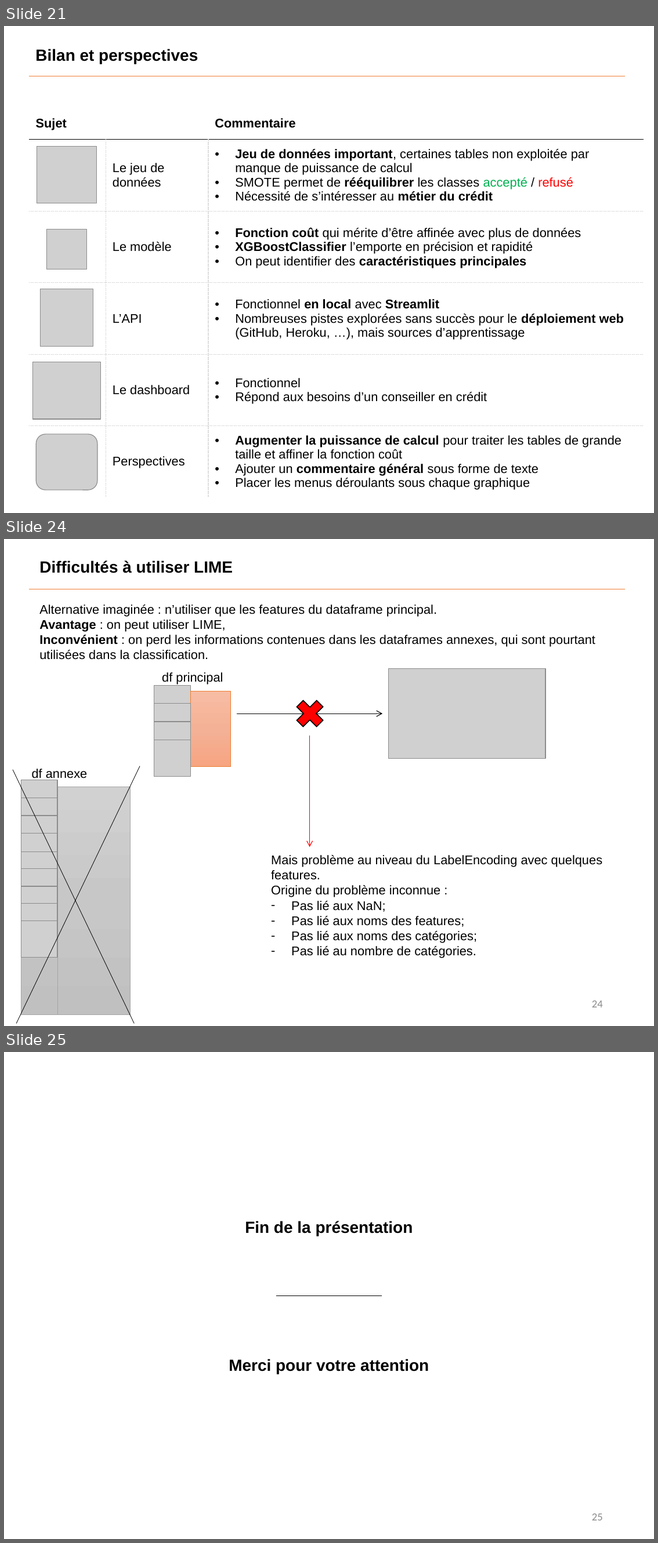
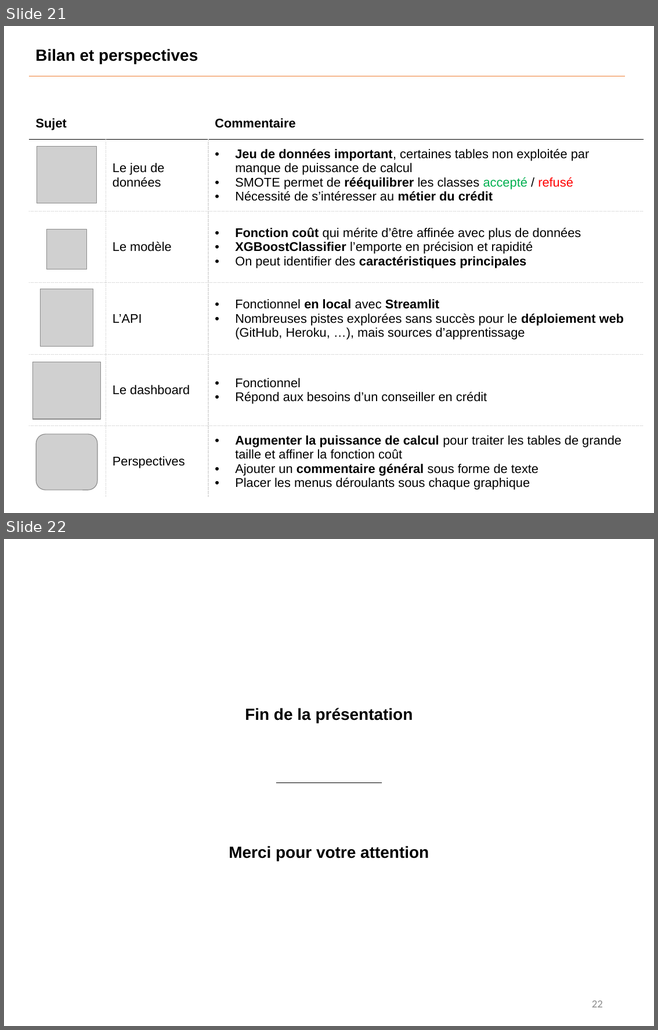
Before and after one commit to Benoit-78/P7_credit_loan_scoring_model, a slide deck: soutenance/P7_soutenance.pptx. Shown one above the other, each under a label of ours: slides 21, 24 and 25 before the commit, slides 21 and 22 after it; the slides between them are not shown. The pictures are 658x1543 and 658x1030 pixels, drawn with LibreOffice and Linux fonts; fonts in the diff are those of the drawing; grey boxes stand for pictures. Boxes give left, top, right and bottom in pixels: in the first picture for what was removed or moved away, otherwise in the second. Text is boxed around its words. In the diff, an @@ line names an element or a change of style, - is before the commit and + after.

```diff
--- a/soutenance/P7_soutenance.pptx
+++ b/soutenance/P7_soutenance.pptx
@@ slide 24 removed at [4, 539, 654, 1026], background #FFFFFF @@
@@ text removed at [39, 560, 233, 573] @@
-Difficultés à utiliser LIME
@@ line removed from (30, 589) to (625, 589) @@
@@ text removed at [39, 605, 595, 660] @@
-Alternative imaginée : n’utiliser que les features du dataframe principal.
-Avantage : on peut utiliser LIME,
-Inconvénient : on perd les informations contenues dans les dataframes annexes, qui sont pourtant utilisées dans la classification.
@@ text removed at [162, 672, 223, 685] @@
-df principal
@@ picture removed at [388, 669, 545, 759] @@
@@ rectangle removed at [154, 691, 230, 766] @@
@@ picture removed at [154, 685, 190, 722] @@
@@ line removed from (190, 691) to (190, 767) @@
@@ cross removed at [291, 694, 329, 733] @@
@@ picture removed at [154, 703, 190, 740] @@
@@ picture removed at [154, 722, 190, 758] @@
@@ arrow removed from (237, 714) to (382, 714) @@
@@ picture removed at [154, 740, 190, 776] @@
@@ arrow removed from (309, 735) to (309, 847) @@
@@ line removed from (13, 770) to (134, 1024) @@
@@ line removed from (140, 766) to (16, 1024) @@
@@ picture removed at [21, 780, 57, 816] @@
@@ text removed at [32, 769, 88, 781] @@
-df annexe
@@ rectangle removed at [21, 787, 130, 1015] @@
@@ picture removed at [21, 798, 57, 835] @@
@@ line removed from (57, 787) to (57, 1015) @@
@@ picture removed at [21, 816, 57, 852] @@
@@ picture removed at [21, 833, 57, 870] @@
@@ picture removed at [21, 852, 57, 889] @@
@@ picture removed at [21, 869, 57, 906] @@
@@ text removed at [271, 855, 603, 958] @@
-Mais problème au niveau du LabelEncoding avec quelques features.
-Origine du problème inconnue :
-– Pas lié aux NaN;
-– Pas lié aux noms des features;
-– Pas lié aux noms des catégories;
-– Pas lié au nombre de catégories.
@@ picture removed at [21, 886, 57, 923] @@
@@ picture removed at [21, 903, 57, 940] @@
@@ picture removed at [21, 921, 57, 957] @@
@@ page number removed at [592, 1001, 603, 1008] @@
-24
@@ what was slide 25 is now slide 22 @@
@@ page number at [592, 1001, 603, 1008]: text changed @@
-25
+22
```
Also in this commit, not shown: 1 slide changed, 2 other slides removed.
